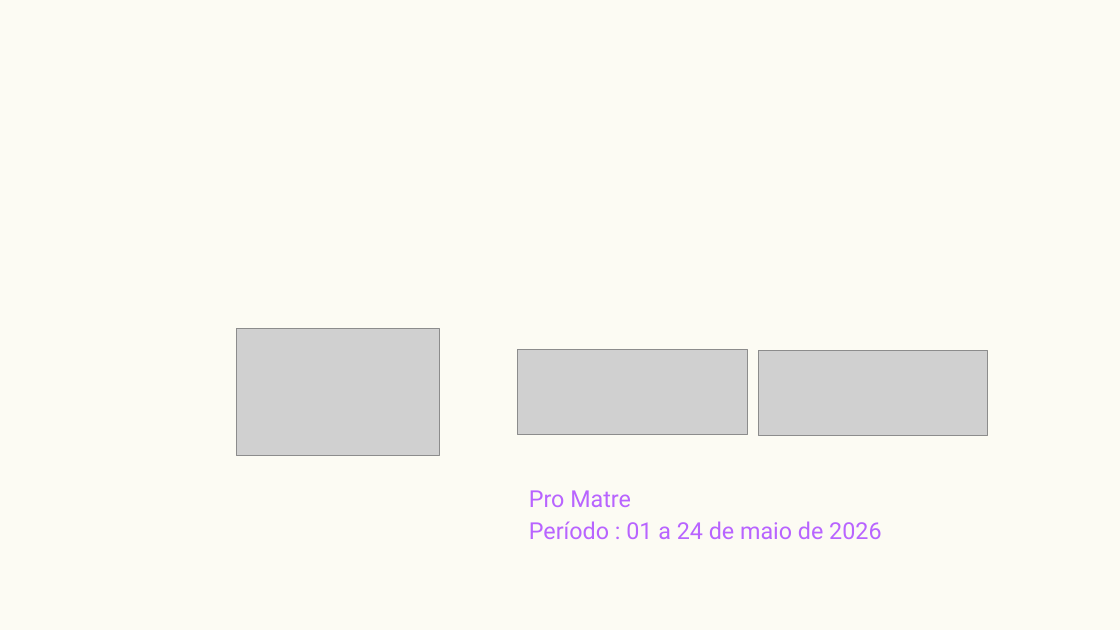
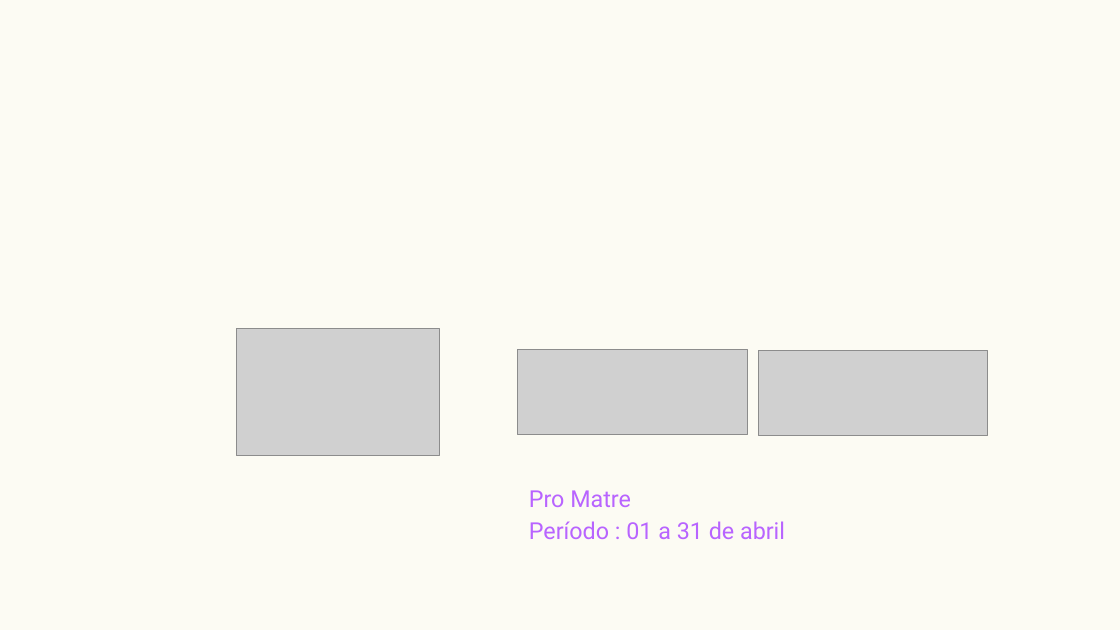
Before and after one commit to nataliamotoshima-sketch/ablab-reports, a slide deck: slide 1 of public/template.pptx. Drawn at 1120x630 pixels with LibreOffice and Linux fonts; fonts in the diff are those of the drawing; grey boxes stand for pictures; background and template pictures are left out. Boxes give left, top, right and bottom in pixels: in the first picture for what was removed or moved away, otherwise in the second. Text is boxed around its words. In the diff, an @@ line names an element or a change of style, - is before the commit and + after.

```diff
--- a/public/template.pptx
+++ b/public/template.pptx
@@ text at [529,490,785,539]: text changed @@
-Pro Matre
-Período : 01 a 24 de maio de 2026
+Pro Matre
+Período : 01 a 31 de abril
```
Also in this commit, not shown: 9 other slides changed.
